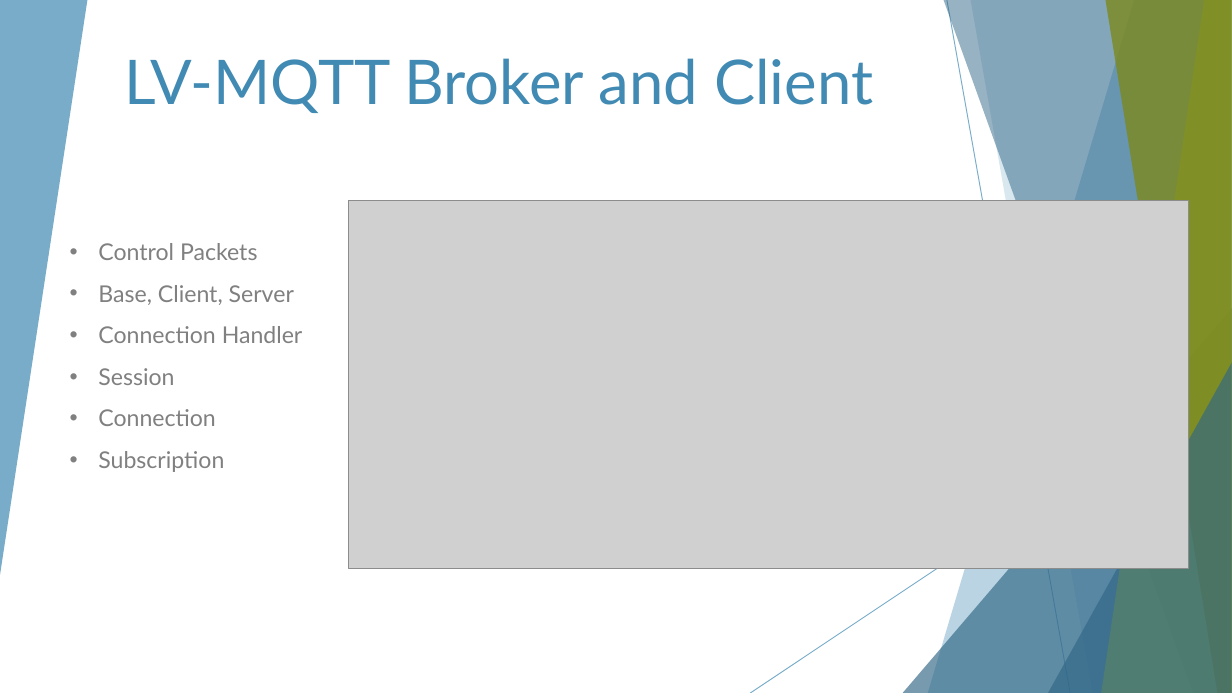
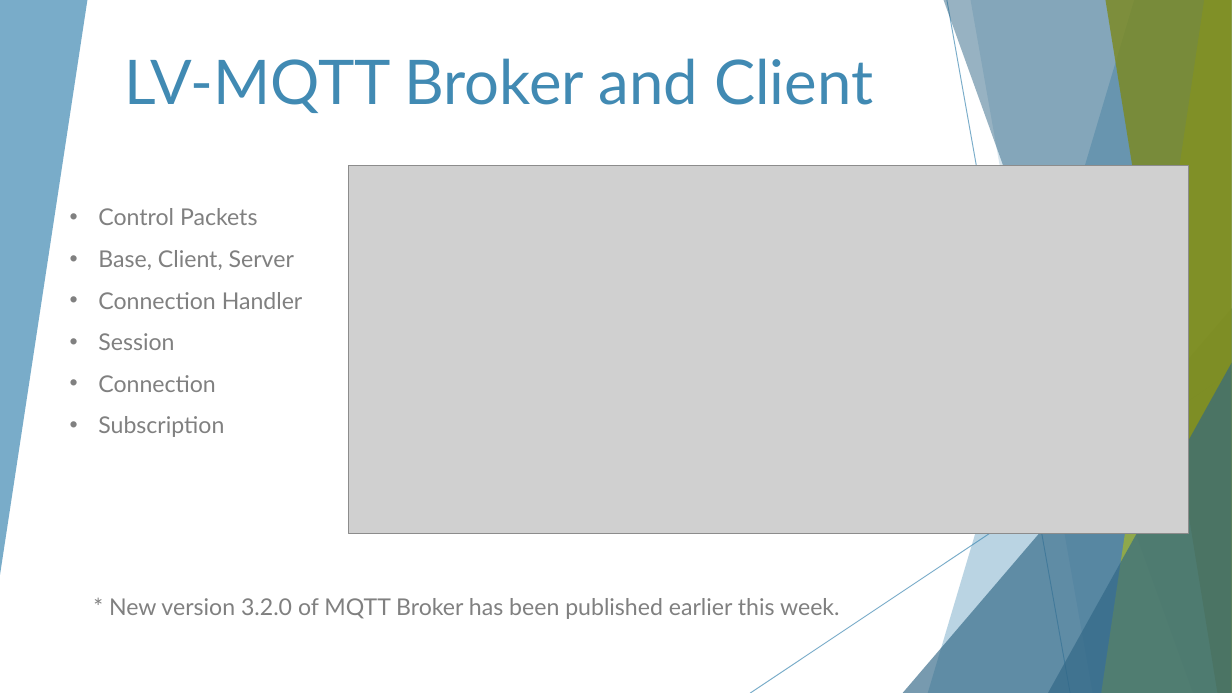
Before and after one commit to francois-normandin/mqtt-lv-py-demo, a slide deck: slide 9 of UKTAG 20210528 MQTT.pptx. Drawn at 1232x693 pixels with LibreOffice and Linux fonts; fonts in the diff are those of the drawing; grey boxes stand for pictures. Boxes give left, top, right and bottom in pixels: in the first picture for what was removed or moved away, otherwise in the second. Text is boxed around its words. In the diff, an @@ line names an element or a change of style, - is before the commit and + after.

```diff
--- a/UKTAG 20210528 MQTT.pptx
+++ b/UKTAG 20210528 MQTT.pptx
@@ picture: place and size @@
-picture at (348, 201, 1189, 568)
+picture at (348, 165, 1189, 533)
@@ text "Control Packets": place and size @@
-text "Control Packets" at (98, 243, 303, 472)
+text "Control Packets" at (98, 208, 303, 437)
@@ text added at (109, 598, 840, 619), 18 pt, text #808080 @@
+* New version 3.2.0 of MQTT Broker has been published earlier this week.
```
Also in this commit, not shown: 1 other slide changed.
